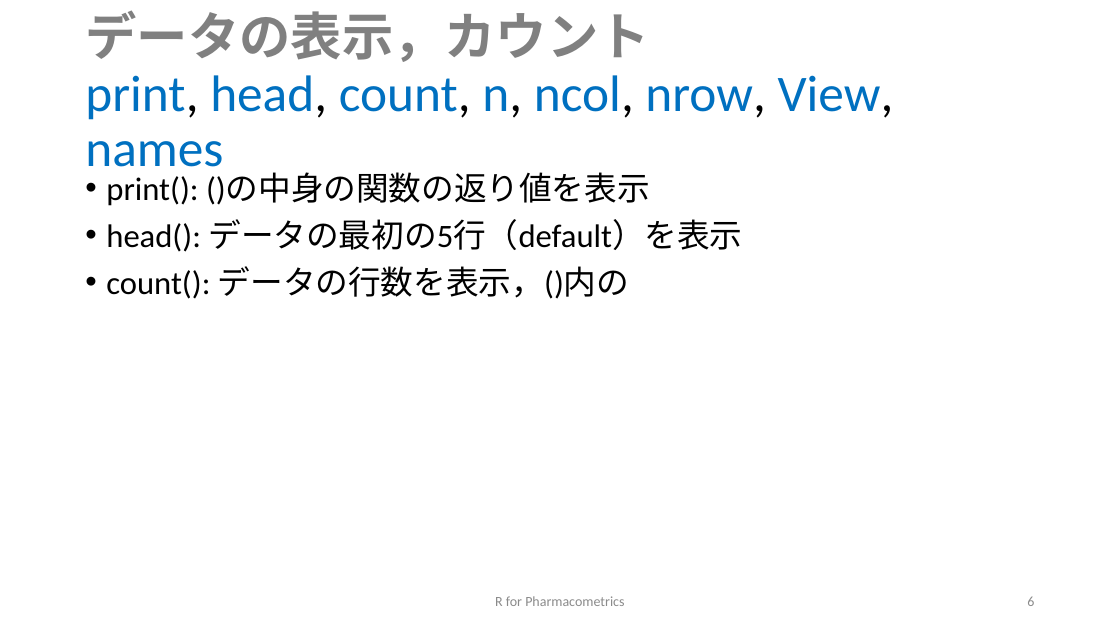
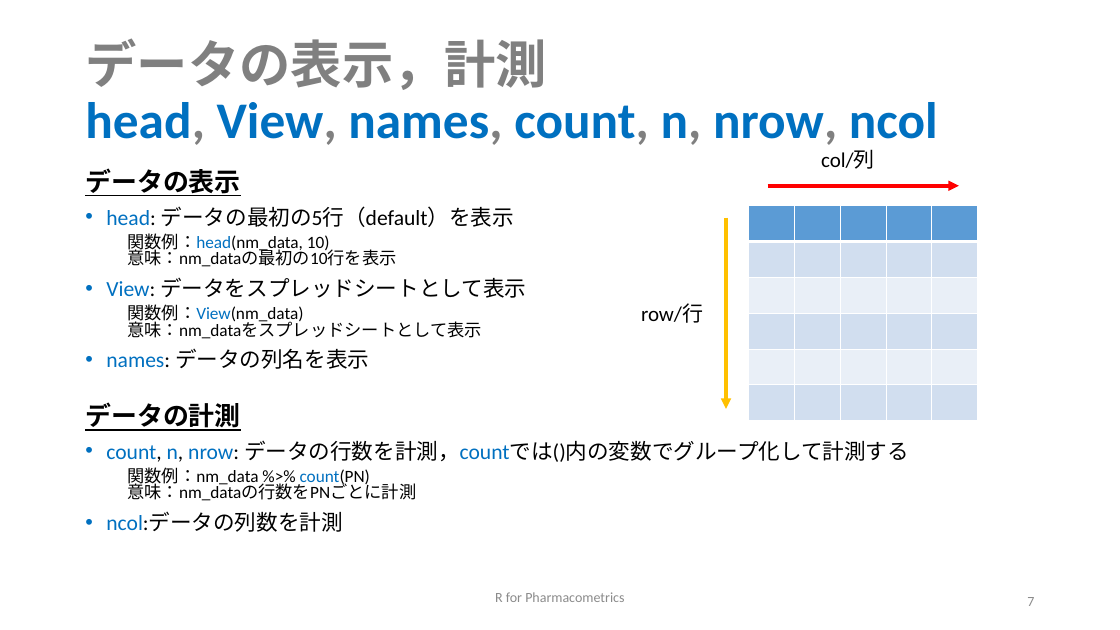
Before and after one commit to MasatoFukae/R-for-PMx, a slide deck: slide 7 of sample/1_data_handling.pptx (slide 6 before the commit). Drawn at 1120x630 pixels with LibreOffice and Linux fonts; fonts in the diff are those of the drawing. Boxes give left, top, right and bottom in pixels: in the first picture for what was removed or moved away, otherwise in the second. Text is boxed around its words. In the diff, an @@ line names an element or a change of style, - is before the commit and + after.

```diff
--- a/sample/1_data_handling.pptx
+++ b/sample/1_data_handling.pptx
@@ title at (x1=85, y1=38, x2=938, y2=151): text changed; bold on @@
-データの表示，カウント
-print, head, count, n, ncol, nrow, View, names
+データの表示，計測
+head, View, names, count, n, nrow, ncol
@@ text at (x1=85, y1=168, x2=909, y2=532): text changed; size 28 to 18.5 pt @@
-• print(): ()の中身の関数の返り値を表示
-• head(): データの最初の5行（default）を表示
-• count(): データの行数を表示，()内の
+データの表示
+• head: データの最初の5行（default）を表示
+  関数例：head(nm_data, 10)
+  意味：nm_dataの最初の10行を表示
+• View: データをスプレッドシートとして表示
+  関数例：View(nm_data)
+  意味：nm_dataをスプレッドシートとして表示
+• names: データの列名を表示
+データの計測
+• count, n, nrow: データの行数を計測，countでは()内の変数でグループ化して計測する
+  関数例：nm_data %>% count(PN)
+  意味：nm_dataの行数をPNごとに計測
+• ncol:データの列数を計測
@@ text added at (x1=821, y1=150, x2=875, y2=169), 18 pt, text #000000 @@
+col/列
@@ table added at (x1=749, y1=206, x2=976, y2=422), 6 rows, 5 columns @@
+ |  |  |  | 
+ |  |  |  | 
+ |  |  |  | 
+ |  |  |  | 
+ |  |  |  | 
+ |  |  |  | 
@@ arrow added from (768, 186) to (960, 186), #FF0000 3 pt @@
@@ arrow added from (726, 218) to (726, 409), #FFC000 3 pt @@
@@ text added at (x1=641, y1=303, x2=703, y2=323), 18 pt, text #000000 @@
+row/行
@@ text "R for Pharmacometrics" moved from (x1=495, y1=596, x2=624, y2=606) to (x1=495, y1=592, x2=624, y2=602) @@
@@ page number at (x1=1027, y1=597, x2=1034, y2=606): text changed @@
-6
+7
```
Also in this commit, not shown: 13 other slides changed, 1 slide added, 7 other files.
